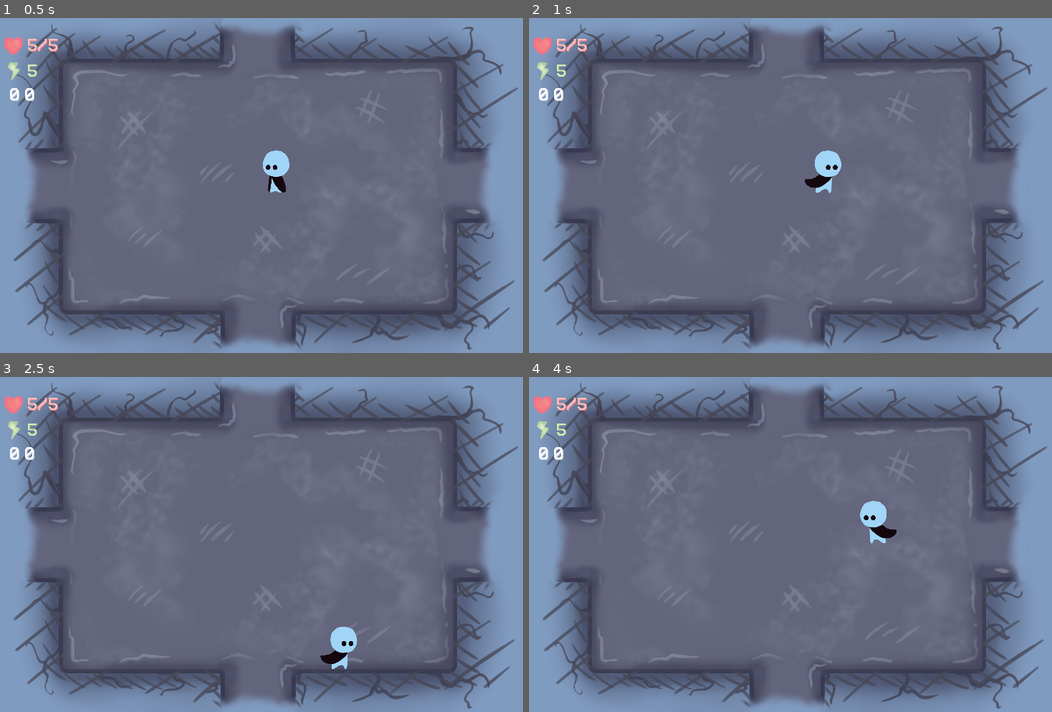
Above: before the commit, frames 1-4 (two rows, left to right).
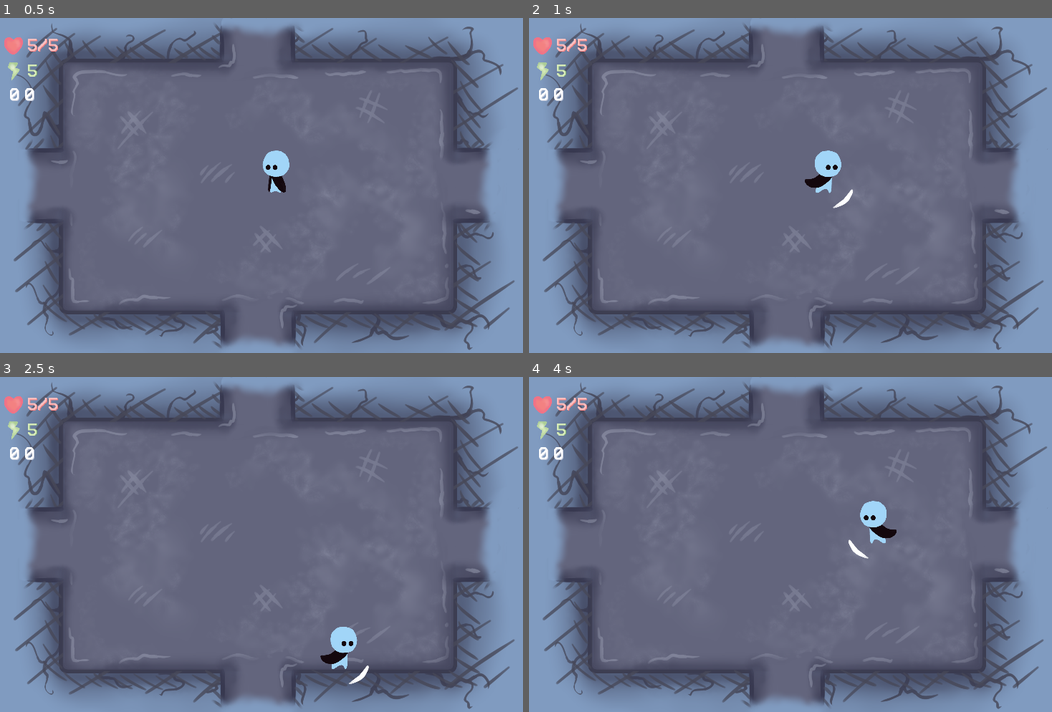
Above: after the commit, the same moments.

Repository: bucketfish/box-arena
Game: Godot game, scene res://base.tscn
Same seed, same stepped clock (60 frames per second), same inputs: the game is played once before the commit and once after it.
Inputs:
- Up to frame 1 (0.5 s): no input
- Up to frame 2 (1 s): hold Right (right) from 0.53 s (still down); tap X (attack) at 0.6 s
- Up to frame 3 (2.5 s): release Right (right) at 1.28 s; hold Down (down) 1.28-2.03 s; tap Z (pickup) at 1.35 s; hold Right (right) from 2.03 s (still down); tap X (attack) at 2.1 s
- Up to frame 4 (4 s): release Right (right) at 2.78 s; hold Up (ui_up) 2.78-3.53 s; tap Z (pickup) at 2.85 s; hold Left (left) from 3.53 s (still down); tap X (attack) at 3.6 s

Frame 1 is identical in both runs. In frame 2, less than 0.1% of the frame differs, in the area x 58-62%, y 51-57%; in frame 3, less than 0.1%; in frame 4, less than 0.1%.

Commit message:
swing animation

Diff:
--- /dev/null
+++ b/effects/swinganim.gd
@@ -0,0 +1,29 @@
+extends Node2D
+
+
+var dir = "left"
+var swingsize = 0.3
+var swingdir = 1
+
+onready var sprite = $swing
+onready var anim = $anim
+# Called when the node enters the scene tree for the first time.
+func _ready():
+	sprite.scale.x = swingsize * swingdir
+	sprite.scale.y = swingsize
+	if dir == "up":
+		sprite.rotation_degrees = 90 * swingdir
+	elif dir == "down":
+		sprite.rotation_degrees = 90 * swingdir
+		sprite.scale.x = -sprite.scale.x
+	else:
+		sprite.rotation_degrees = 0
+	anim.play("swing")
+	yield(anim, "animation_finished")
+	queue_free()
+
+
+
+# Called every frame. 'delta' is the elapsed time since the previous frame.
+#func _process(delta):
+#	pass
--- /dev/null
+++ b/effects/swinganim.tscn
@@ -0,0 +1,54 @@
+[gd_scene load_steps=5 format=2]
+
+[ext_resource path="res://assets/player/swing.png" type="Texture" id=1]
+[ext_resource path="res://effects/swinganim.gd" type="Script" id=2]
+
+[sub_resource type="Animation" id=1]
+length = 0.001
+tracks/0/type = "value"
+tracks/0/path = NodePath("swing:frame")
+tracks/0/interp = 1
+tracks/0/loop_wrap = true
+tracks/0/imported = false
+tracks/0/enabled = true
+tracks/0/keys = {
+"times": PoolRealArray( 0 ),
+"transitions": PoolRealArray( 1 ),
+"update": 0,
+"values": [ 0 ]
+}
+
+[sub_resource type="Animation" id=2]
+resource_name = "swing"
+length = 0.8
+step = 0.2
+tracks/0/type = "value"
+tracks/0/path = NodePath("swing:frame")
+tracks/0/interp = 1
+tracks/0/loop_wrap = true
+tracks/0/imported = false
+tracks/0/enabled = true
+tracks/0/keys = {
+"times": PoolRealArray( 0, 0.2, 0.4, 0.6 ),
+"transitions": PoolRealArray( 1, 1, 1, 1 ),
+"update": 1,
+"values": [ 0, 1, 2, 3 ]
+}
+
+[node name="swinganim" type="Node2D"]
+z_index = 5
+script = ExtResource( 2 )
+
+[node name="swing" type="Sprite" parent="."]
+show_behind_parent = true
+position = Vector2( 0, 15 )
+rotation = 1.5708
+scale = Vector2( 0.3, 0.3 )
+texture = ExtResource( 1 )
+offset = Vector2( 0, -50 )
+hframes = 2
+vframes = 2
+
+[node name="anim" type="AnimationPlayer" parent="."]
+anims/RESET = SubResource( 1 )
+anims/swing = SubResource( 2 )
--- a/player/player.gd
+++ b/player/player.gd
@@ -13,7 +13,9 @@
 
 onready var base = get_node("/root/base")
 
+var fx_swing = preload("res://effects/swinganim.tscn")
 
+var facing = "left"
 var state = "idle"
 
 func _ready():
@@ -90,3 +92,18 @@
 	move(direction, delta)
 
 	check_items()
+
+
+func swing(dir:String, size:float):
+	var fx = fx_swing.instance()
+	fx.swingdir = 1 if sprite.scale.x > 0 else -1
+
+	if Input.is_action_pressed("up"):
+		fx.dir = "up"
+	elif Input.is_action_pressed("down"):
+		fx.dir = "down"
+	else:
+		fx.dir = "none"
+
+	fx.global_position = global_position
+	get_parent().add_child(fx)
--- a/player/player.tscn
+++ b/player/player.tscn
@@ -60,6 +60,20 @@
 "transitions": PoolRealArray( 1, 1 ),
 "update": 1,
 "values": [ false, true ]
+}
+tracks/2/type = "method"
+tracks/2/path = NodePath(".")
+tracks/2/interp = 1
+tracks/2/loop_wrap = true
+tracks/2/imported = false
+tracks/2/enabled = true
+tracks/2/keys = {
+"times": PoolRealArray( 0 ),
+"transitions": PoolRealArray( 1 ),
+"values": [ {
+"args": [ "left", 0.3 ],
+"method": "swing"
+} ]
 }
 
 [sub_resource type="Animation" id=3]
Binary file added: assets/player/swing.png
Binary file added: assets/player/swing0000.png
Binary file added: assets/player/swing0001.png
Binary file added: assets/player/swing0002.png
Binary file added: assets/player/swing0003.png
Not shown, changed: assets/player/player.clip
